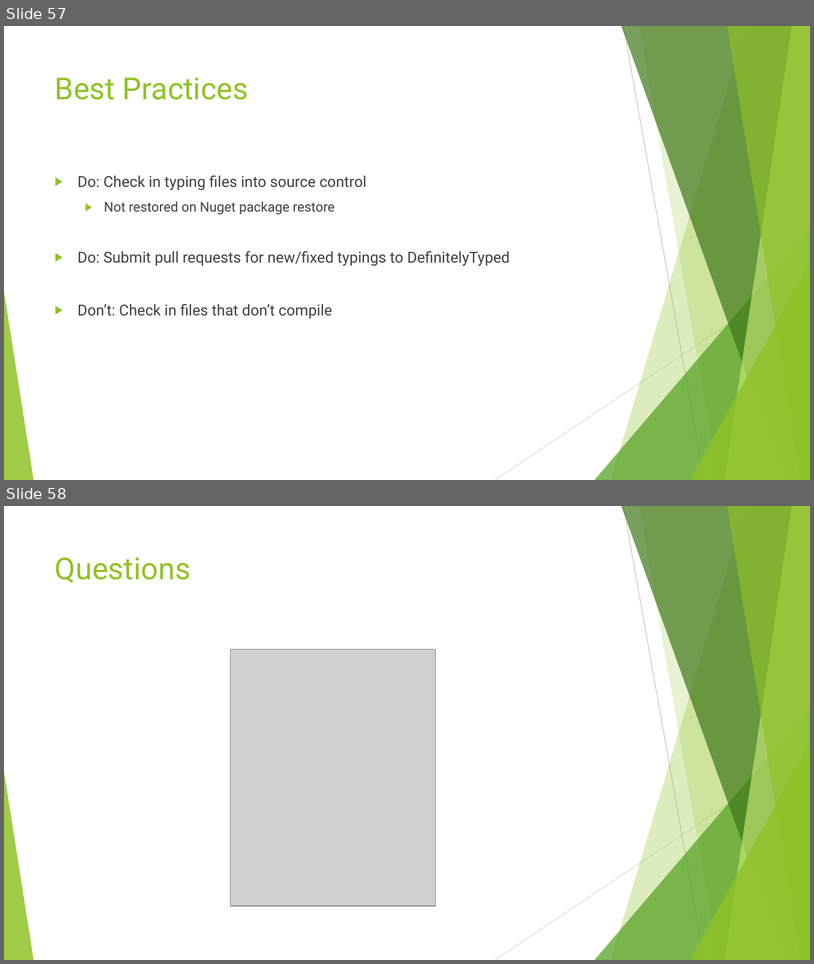
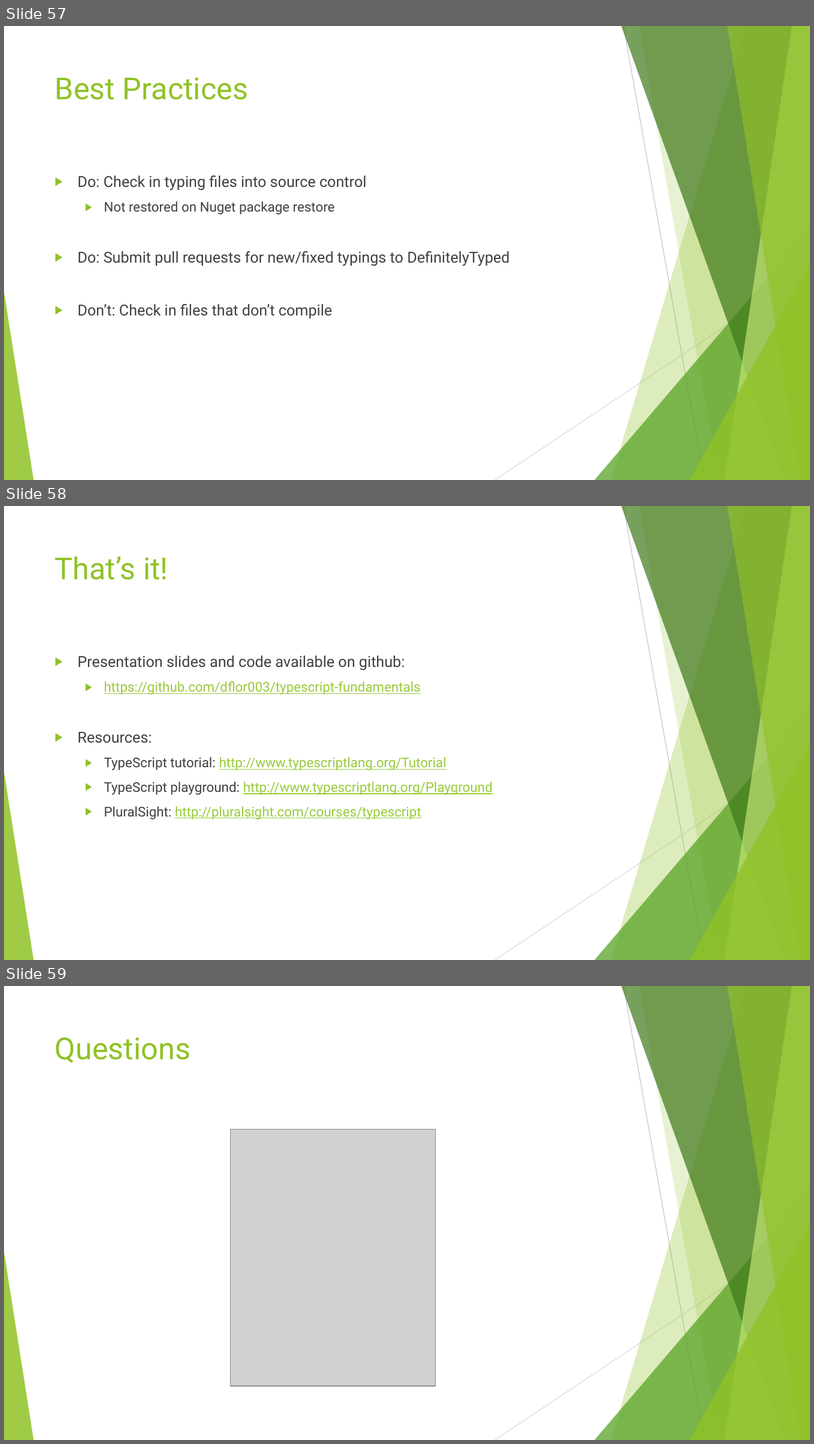
Before and after one commit to dflor003/typescript-fundamentals, a slide deck: Presentation/TypeScriptFundamentals.pptx. Shown one above the other, each under a label of ours: slides 57 and 58 before the commit, slides 57, 58 and 59 after it. The pictures are 814x964 and 814x1444 pixels, drawn with LibreOffice and Linux fonts; fonts in the diff are those of the drawing; grey boxes stand for pictures. Boxes give left, top, right and bottom in pixels: in the first picture for what was removed or moved away, otherwise in the second. Text is boxed around its words. In the diff, an @@ line names an element or a change of style, - is before the commit and + after.

Commit message:
DanilF: Added conclusion slide.

```diff
--- a/Presentation/TypeScriptFundamentals.pptx
+++ b/Presentation/TypeScriptFundamentals.pptx
@@ slide 58 added at (x1=4, y1=506, x2=810, y2=960), background #FFFFFF; not listed: 10 template elements that a slide beside it also shows @@
@@ title added at (x1=55, y1=556, x2=168, y2=580), 36 pt, text #90C226 @@
+That’s it!
@@ text added at (x1=78, y1=655, x2=493, y2=819), 16 pt, text #99CA3C, underline @@
+▶ Presentation slides and code available on github:
+  ▶ https://github.com/dflor003/typescript-fundamentals
+▶ Resources:
+  ▶ TypeScript tutorial: http://www.typescriptlang.org/Tutorial
+  ▶ TypeScript playground: http://www.typescriptlang.org/Playground
+  ▶ PluralSight: http://pluralsight.com/courses/typescript
@@ what was slide 58 is now slide 59 @@
```
